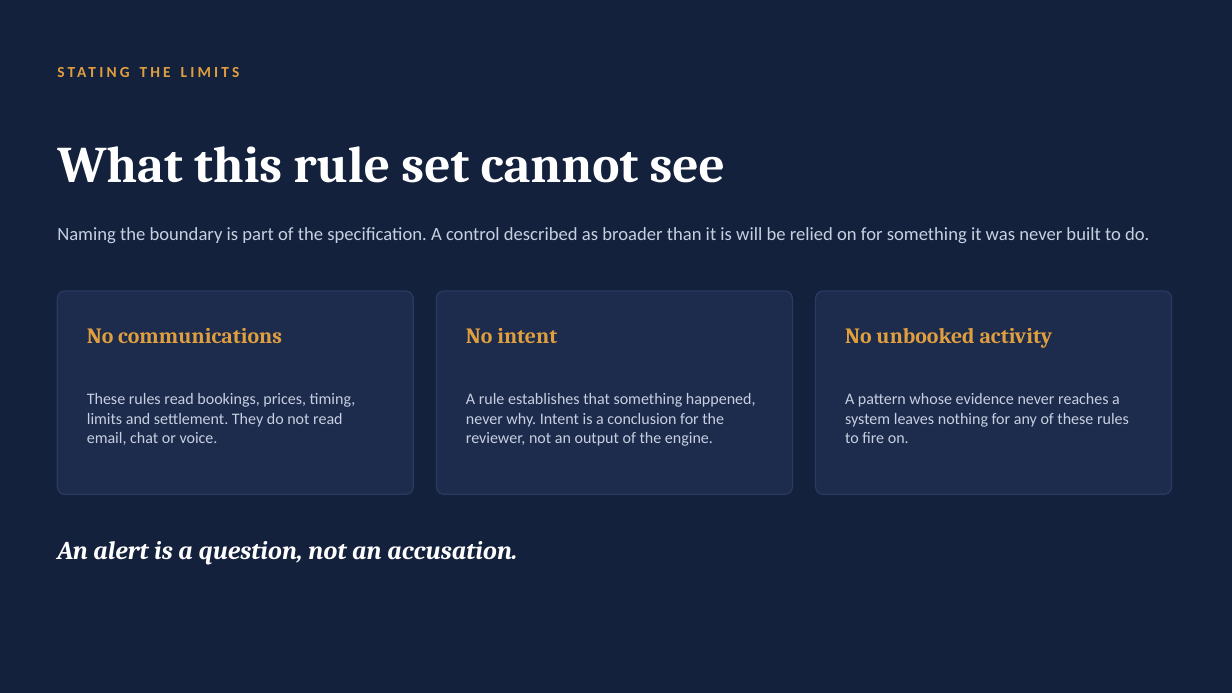
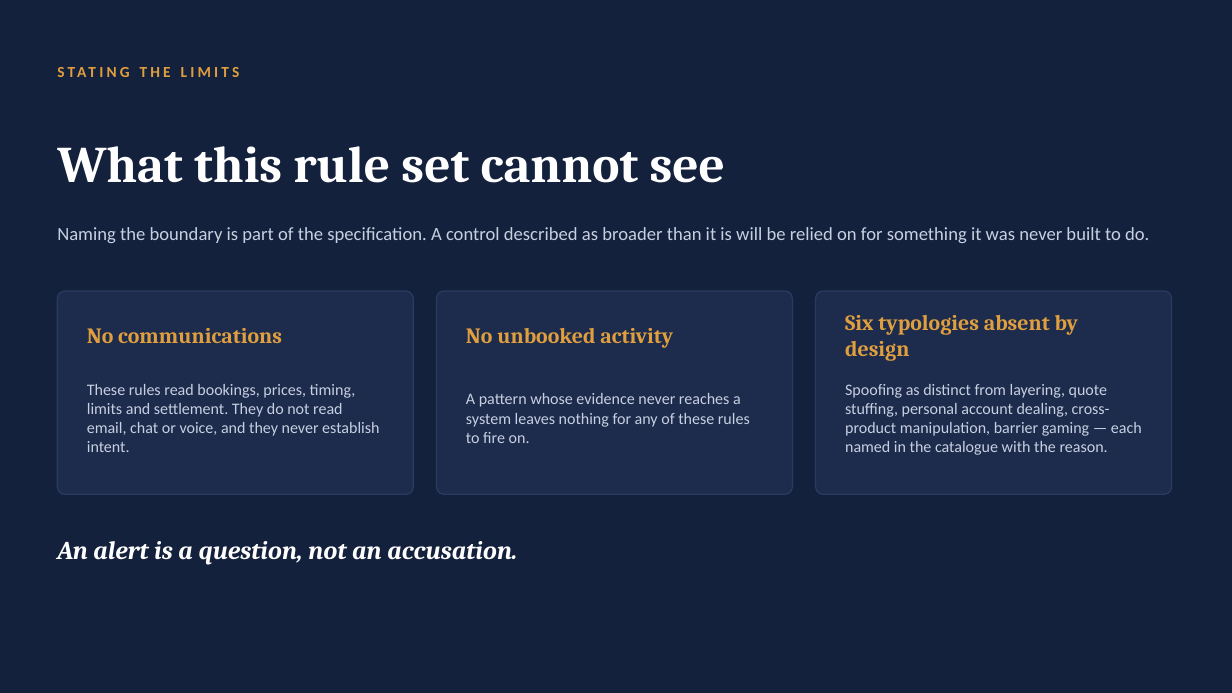
Before and after one commit to Runelord1999/DBS, a slide deck: slide 16 of Trade-Surveillance-50-Rules.pptx. Drawn at 1232x693 pixels with LibreOffice and Linux fonts; fonts in the diff are those of the drawing. Boxes give left, top, right and bottom in pixels: in the first picture for what was removed or moved away, otherwise in the second. Text is boxed around its words. In the diff, an @@ line names an element or a change of style, - is before the commit and + after.

```diff
--- a/Trade-Surveillance-50-Rules.pptx
+++ b/Trade-Surveillance-50-Rules.pptx
@@ text at (x1=466, y1=328, x2=673, y2=348): text changed @@
-No intent
+No unbooked activity
@@ text at (x1=845, y1=315, x2=1078, y2=361): text changed @@
-No unbooked activity
+Six typologies absent by design
@@ text at (x1=87, y1=384, x2=379, y2=452): text changed @@
-These rules read bookings, prices, timing, limits and settlement. They do not read email, chat or voice.
+These rules read bookings, prices, timing, limits and settlement. They do not read email, chat or voice, and they never establish intent.
@@ text at (x1=845, y1=384, x2=1142, y2=455): text changed @@
-A pattern whose evidence never reaches a system leaves nothing for any of these rules to fire on.
+Spoofing as distinct from layering, quote stuffing, personal account dealing, cross-product manipulation, barrier gaming — each named in the catalogue with the reason.
@@ text at (x1=466, y1=393, x2=750, y2=443): text changed @@
-A rule establishes that something happened, never why. Intent is a conclusion for the reviewer, not an output of the engine.
+A pattern whose evidence never reaches a system leaves nothing for any of these rules to fire on.
```
Also in this commit, not shown: 6 other slides changed, 2 other files.
